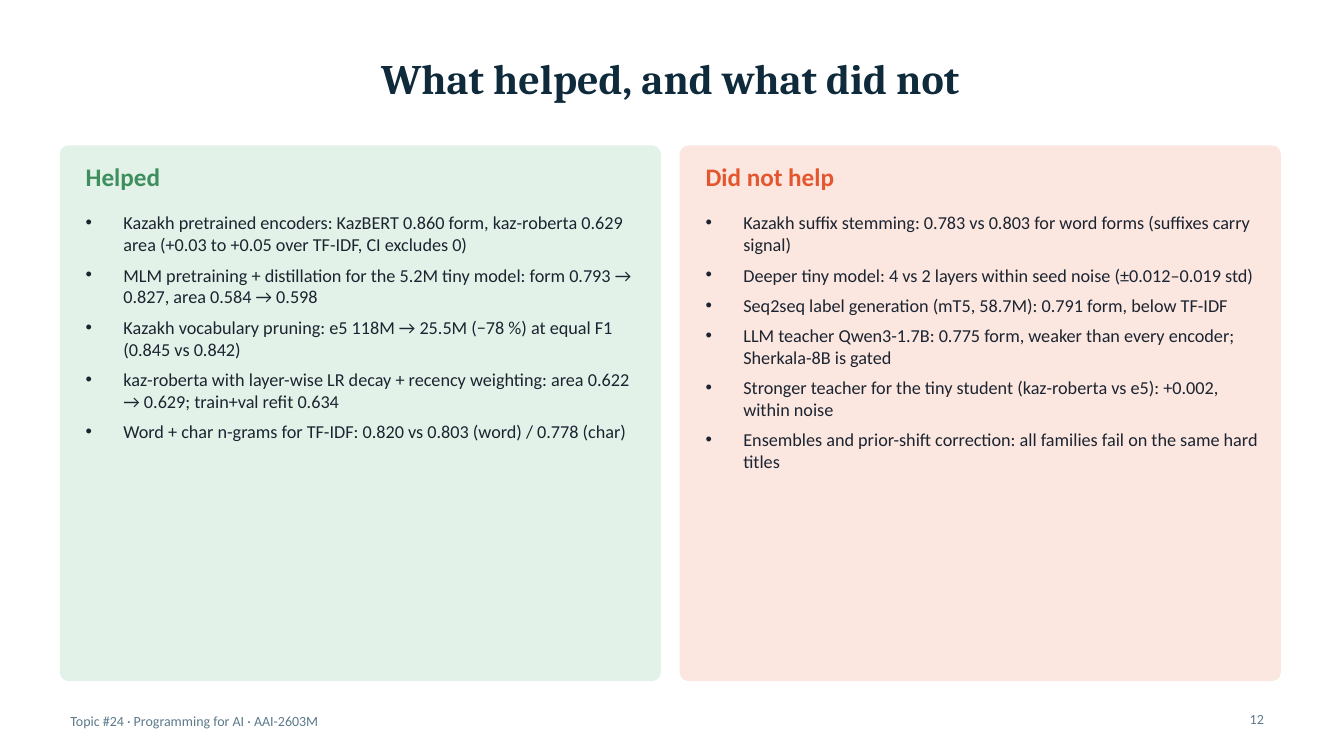
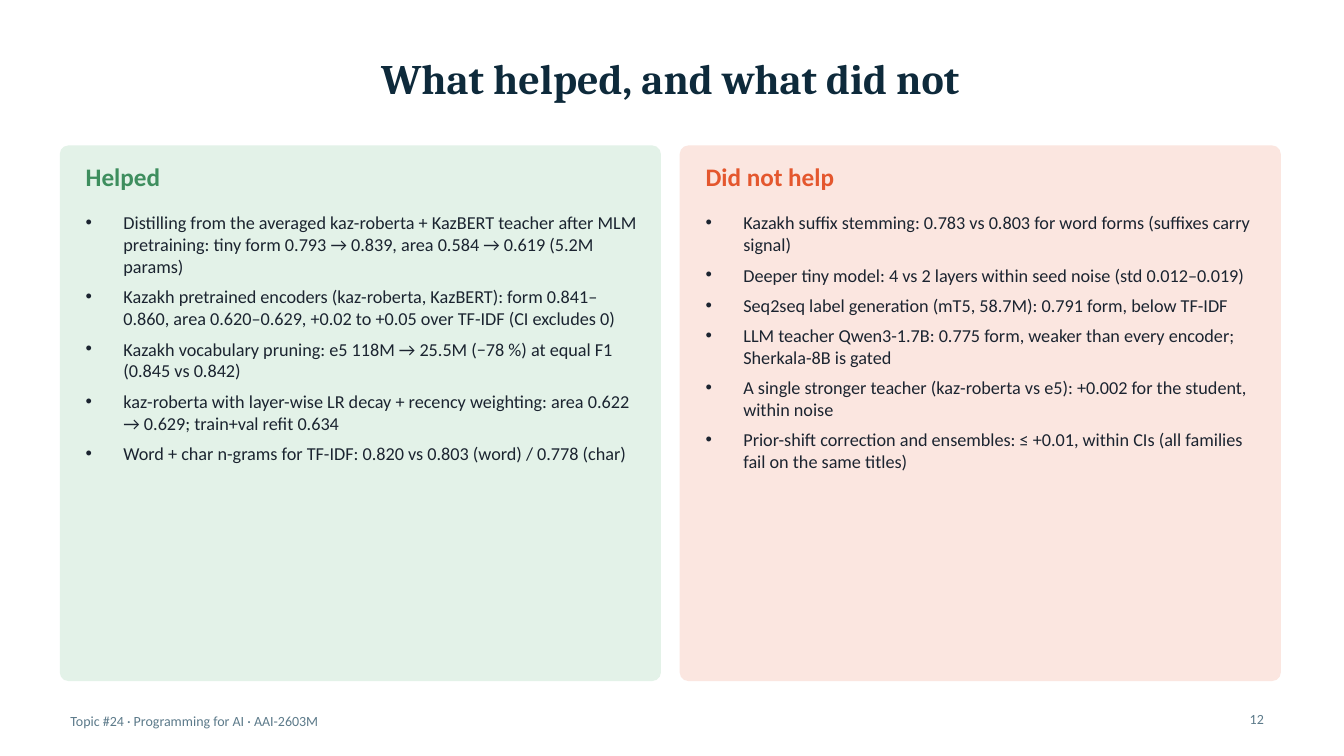
Before and after one commit to Na-Ilyas/Kazakh_legal_acts_classification, a slide deck: slide 12 of reports/presentation.pptx. Drawn at 1344x756 pixels with LibreOffice and Linux fonts; fonts in the diff are those of the drawing. Boxes give left, top, right and bottom in pixels: in the first picture for what was removed or moved away, otherwise in the second. Text is boxed around its words. In the diff, an @@ line names an element or a change of style, - is before the commit and + after.

Commit message:
Final results: two-teacher distilled tiny model, KazBERT, review round 3 fixes, report/deck/README refresh

```diff
--- a/reports/presentation.pptx
+++ b/reports/presentation.pptx
@@ text at (123, 216, 637, 328): text changed @@
-• Kazakh pretrained encoders: KazBERT 0.860 form, kaz-roberta 0.629 area (+0.03 to +0.05 over TF-IDF, CI excludes 0)
-• MLM pretraining + distillation for the 5.2M tiny model: form 0.793 → 0.827, area 0.584 → 0.598
+• Distilling from the averaged kaz-roberta + KazBERT teacher after MLM pretraining: tiny form 0.793 → 0.839, area 0.584 → 0.619 (5.2M params)
+• Kazakh pretrained encoders (kaz-roberta, KazBERT): form 0.841–0.860, area 0.620–0.629, +0.02 to +0.05 over TF-IDF (CI excludes 0)
@@ text at (743, 269, 1244, 285): text changed @@
-• Deeper tiny model: 4 vs 2 layers within seed noise (±0.012–0.019 std)
+• Deeper tiny model: 4 vs 2 layers within seed noise (std 0.012–0.019)
@@ text at (743, 381, 1246, 471): text changed @@
-• Stronger teacher for the tiny student (kaz-roberta vs e5): +0.002, within noise
-• Ensembles and prior-shift correction: all families fail on the same hard titles
+• A single stronger teacher (kaz-roberta vs e5): +0.002 for the student, within noise
+• Prior-shift correction and ensembles: ≤ +0.01, within CIs (all families fail on the same titles)
```
Also in this commit, not shown: 5 other slides changed, 39 other files.
